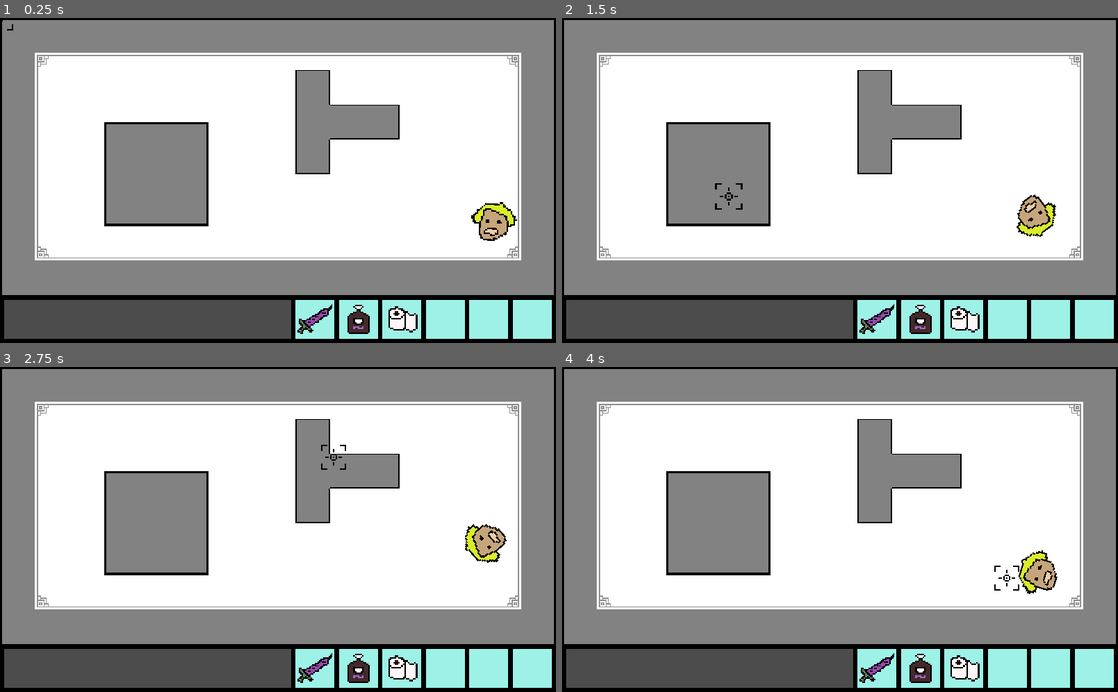
Above: before the commit, frames 1-4 (two rows, left to right).
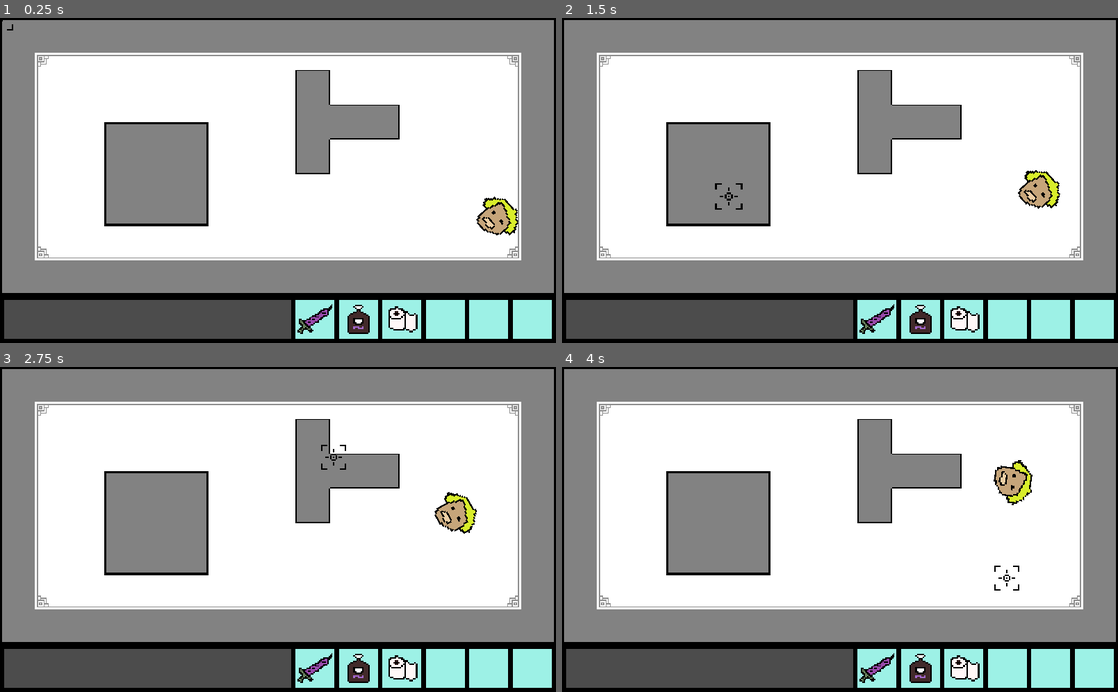
Above: after the commit, the same moments.

Repository: henryliuser/gmtk20
Game: Godot game, scene res://World/Camera1.tscn
The game is run twice, just before and just after one commit, with the same random seed, the same clock (stepped at 60 frames per second) and the same inputs. This scene is started directly instead of the project's main scene.
Inputs (mouse positions are in pixels of both pictures, inside the frame that each line leads up to):
- Up to frame 1 (0.25 s): no input
- Up to frame 2 (1.5 s): move the mouse to (962, 164) at 0.52 s; hold \ (d_frame_advance) 0.53-1.28 s; click (962, 164) at 0.67 s; move the mouse to (728, 196) at 1.27 s; tap \ (d_frame_advance) at 1.35 s; click (728, 196) at 1.42 s
- Up to frame 3 (2.75 s): move the mouse to (333, 458) at 2.02 s; hold \ (d_frame_advance) from 2.03 s (still down); click (333, 458) at 2.17 s
- Up to frame 4 (4 s): move the mouse to (812, 594) at 2.77 s; release \ (d_frame_advance) at 2.78 s; tap \ (d_frame_advance) at 2.85 s; click (812, 594) at 2.92 s; move the mouse to (1006, 578) at 3.52 s; hold \ (d_frame_advance) from 3.53 s (still down); click (1006, 578) at 3.67 s

The runs differ from the first frame. In frame 1, 1.2% of the frame differs, in the area x 0-100%, y 54-86%; in frame 2, 1.8%; in frame 3, 1.9%; in frame 4, 1.9%, in the area x 0-100%, y 28-86%.

Commit message:
toilet paper

Diff:
--- a/Characters/Customer.gd
+++ b/Characters/Customer.gd
@@ -21,7 +21,7 @@
 		angle = (randi()%360 - 180)*(2*PI)/360
 		velocity = Vector2(cos(angle),sin(angle)) * 50
 	move_and_slide(velocity)
-	rotation = lerp(rotation, angle, .1)
+	rotation = lerp_angle(rotation, angle, .1)
 
 func _on_Area2D_body_entered(body):
 	if "rage" in body:
--- a/Characters/Employee.gd
+++ b/Characters/Employee.gd
@@ -30,7 +30,7 @@
 	vec = vec/vec.length()
 	vec = vec * 50
 	angle = atan2(vec.y, vec.x)
-	rotation = lerp(rotation, angle, .1)
+	rotation = lerp_angle(rotation, angle, .1)
 	move_and_slide(speed * vec)
 
 
--- a/Characters/Karen.gd
+++ b/Characters/Karen.gd
@@ -5,8 +5,9 @@
 #speed/rage, infection status maybe
 var time = 0
 var velocity = Vector2(0,0)
-var rage = 1
+var rage = 1.0
 var angle = 0
+var notChasing = true
 
 # Called when the node enters the scene tree for the first time.
 func _ready():
@@ -17,12 +18,20 @@
 func _process(delta):
 	time += delta
 	var collider = $RayCast2D.get_collider()
-	if collider != null and ("customer" in collider or "employee" in collider):
+	if notChasing and collider != null and ("customer" in collider or "employee" in collider):
 		angle = atan2($RayCast2D.get_collider().position.y - position.y, $RayCast2D.get_collider().position.x - position.x)
 		velocity = Vector2(cos(angle),sin(angle)) * 50 * rage
-	elif time > 1 + randf() * 15:
+	elif notChasing and time > 1 + randf() * 15:
 		time = 0;
 		angle = (randi()%360 - 180)*(2*PI)/360
 		velocity = Vector2(cos(angle),sin(angle)) * 50 * rage
 	move_and_slide(velocity)
-	rotation = lerp(rotation, angle, .1)
+	rotation = lerp_angle(rotation, angle, .1)
+
+func tpAlert(x, y):
+	notChasing = false
+	angle = atan2(y - position.y, x-position.x)
+	velocity = Vector2(cos(angle),sin(angle)) * 50 * rage
+
+func untpAlert():
+	notChasing = true
--- /dev/null
+++ b/Items/ToiletPaper.gd
@@ -0,0 +1,43 @@
+extends Node2D
+
+
+var karen_list = {}
+var alerted_karens = []
+
+
+# Called when the node enters the scene tree for the first time.
+func _ready():
+	pass # Replace with function body.
+
+
+func _process(delta):
+	for karen in karen_list.keys():
+		karen_list[karen].cast_to = 1.5 * (karen.position - position)
+		var collider = karen_list[karen].get_collider()
+		if collider != null and "rage" in collider:
+			karen.tpAlert(position.x, position.y)
+			alerted_karens.append(karen)
+
+
+func _on_TP2_body_entered(body):
+	if "rage" in body:
+		#death
+		for karen in alerted_karens:
+			karen.untpAlert()
+		for karen in karen_list:
+			karen_list[karen].queue_free()
+		queue_free()
+
+
+func _on_Zone_body_entered(body):
+	if "rage" in body:
+		karen_list[body] = RayCast2D.new()
+		karen_list[body].position = global_position
+		karen_list[body].enabled = true
+		get_tree().current_scene.add_child(karen_list[body])
+
+
+func _on_Zone_body_exited(body):
+	if "rage" in body and karen_list[body] != null:
+		karen_list[body].queue_free()
+		karen_list.erase(body)
--- a/Items/ToiletPaper.tscn
+++ b/Items/ToiletPaper.tscn
@@ -1,9 +1,30 @@
-[gd_scene load_steps=2 format=2]
+[gd_scene load_steps=5 format=2]
 
 [ext_resource path="res://Assets/TP.png" type="Texture" id=1]
+[ext_resource path="res://Items/ToiletPaper.gd" type="Script" id=2]
+
+[sub_resource type="CircleShape2D" id=1]
+
+[sub_resource type="CircleShape2D" id=2]
 
 [node name="ToiletPaper" type="Node2D"]
+script = ExtResource( 2 )
 
 [node name="TP" type="Sprite" parent="."]
 scale = Vector2( 3, 3 )
 texture = ExtResource( 1 )
+
+[node name="Zone" type="Area2D" parent="."]
+scale = Vector2( 20, 20 )
+
+[node name="CollisionShape2D" type="CollisionShape2D" parent="Zone"]
+shape = SubResource( 1 )
+
+[node name="TP2" type="Area2D" parent="."]
+scale = Vector2( 2, 2 )
+
+[node name="CollisionShape2D" type="CollisionShape2D" parent="TP2"]
+shape = SubResource( 2 )
+[connection signal="body_entered" from="Zone" to="." method="_on_Zone_body_entered"]
+[connection signal="body_exited" from="Zone" to="." method="_on_Zone_body_exited"]
+[connection signal="body_entered" from="TP2" to="." method="_on_TP2_body_entered"]
--- a/World/Camera1.tscn
+++ b/World/Camera1.tscn
@@ -8,7 +8,7 @@
 [node name="Camera1" type="Node2D"]
 
 [node name="Background" parent="." instance=ExtResource( 1 )]
-tile_data = PoolIntArray( 0, 14, 0, 1, 13, 0, 2, 13, 0, 3, 1 …(1450 unchanged characters)… , 393230, 6, 0, 393231, 12, 0, 458752, 10, 0, 458753, 18, 0, 458754, 18, 0, 458755, 18, 0, 458756, 18, 0, 458757, 18, 0, 458758, 18, 0, 458759, 18, 0, 458760, 18, 0, 458761, 18, 0, 458762, 18, 0, 458763, 18, 0, 458764, 18, 0, 458765, 18, 0, 458766, 18, 0, 458767, 12, 0 )
+tile_data = PoolIntArray( 0, 14, 0, 1, 13, 0, 2, 13, 0, 3, 1 …(1450 unchanged characters)… , 393230, 6, 0, 393231, 12, 0, 458752, 15, 0, 458753, 11, 0, 458754, 11, 0, 458755, 11, 0, 458756, 11, 0, 458757, 11, 0, 458758, 11, 0, 458759, 11, 0, 458760, 11, 0, 458761, 11, 0, 458762, 11, 0, 458763, 11, 0, 458764, 11, 0, 458765, 11, 0, 458766, 11, 0, 458767, 16, 0 )
 
 [node name="Blocks" parent="." instance=ExtResource( 1 )]
 scale = Vector2( 1, 1 )
@@ -19,7 +19,7 @@
 rotation = -3.07714
 
 [node name="Customer" parent="." instance=ExtResource( 3 )]
-position = Vector2( 492.2, 349.905 )
+position = Vector2( 782.621, 131.797 )
 
 [node name="Employee" parent="." instance=ExtResource( 4 )]
 position = Vector2( 151.626, 359.236 )
